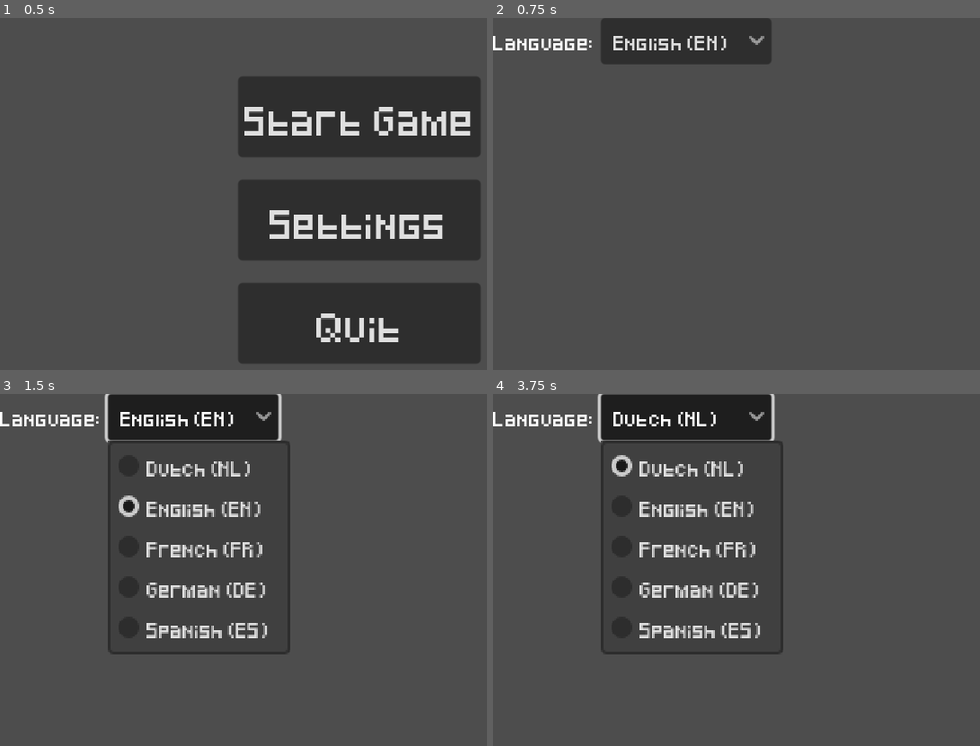
Above: before the commit, frames 1-4 (two rows, left to right).
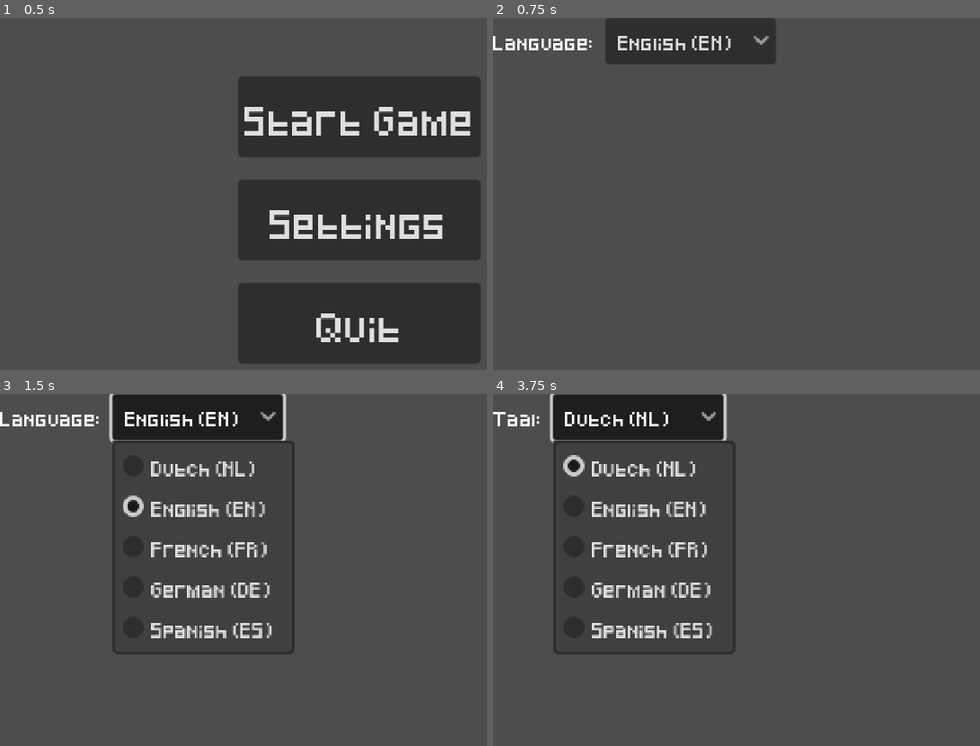
Above: after the commit, the same moments.

Repository: StormLight14/nightfall-mirror
Game: Godot game, scene res://menus/main/main_menu.tscn
Same seed, same stepped clock (60 frames per second), same inputs: the game is played once before the commit and once after it.
Inputs (mouse positions are in pixels of both pictures, inside the frame that each line leads up to):
- Up to frame 1 (0.5 s): no input
- Up to frame 2 (0.75 s): click "Settings" at 0.5 s
- Up to frame 3 (1.5 s): click "English (EN)" at 1.25 s
- Up to frame 4 (3.75 s): tap Enter at 2 s; move the mouse to (outside the picture) at 2.02 s; hold D (right) 2.03-2.78 s; tap 1 (hotbar1) at 2.1 s; tap Space at 2.75 s; move the mouse to (707, 615) at 2.77 s; hold S (down) 2.78-3.5 s; tap 2 (hotbar2) at 2.85 s; click "Dutch (NL)" at 3.5 s

Frame 1 is identical in both runs. In frame 2, 0.8% of the frame differs, in the area x 22-59%, y 0-14%; in frame 3, 5.1%; in frame 4, 9.4%, in the area x 0-60%, y 0-74%.
Error before the commit: Invalid access to property or key 'language_changed' on a base object of type 'Node (Settings.gd)'. (res://ui/settings/settings.gd:4)

Commit message:
fix settings to use Signals global

Diff:
--- a/entities/stalker/stalker.gd
+++ b/entities/stalker/stalker.gd
@@ -36,6 +36,9 @@
 		ATTACKING:
 			velocity = direction * ATTACK_SPEED * delta
 
+func despawn() -> void:
+	queue_free()
+
 func _on_follow_area_body_entered(body: Node2D) -> void:
 	player = body
 	if state == STILL:
@@ -65,8 +68,7 @@
 
 func _on_flee_timer_timeout() -> void:
 	if state == FLEEING:
-		state = STILL
-
+		despawn()
 
 func _on_pause_timer_timeout() -> void:
 	%FleeTimer.start()
--- a/ui/settings/settings.gd
+++ b/ui/settings/settings.gd
@@ -1,7 +1,7 @@
 extends MarginContainer
 
 func _ready():
-	Settings.language_changed.connect(set_labels)
+	Signals.language_changed.connect(set_labels)
 	set_labels()
 	%LanguageSelect.selected = Settings.language
 
@@ -15,4 +15,4 @@
 
 func _on_language_select_item_selected(index: int) -> void:
 	Settings.language = index
-	Settings.language_changed.emit()
+	Signals.language_changed.emit()
